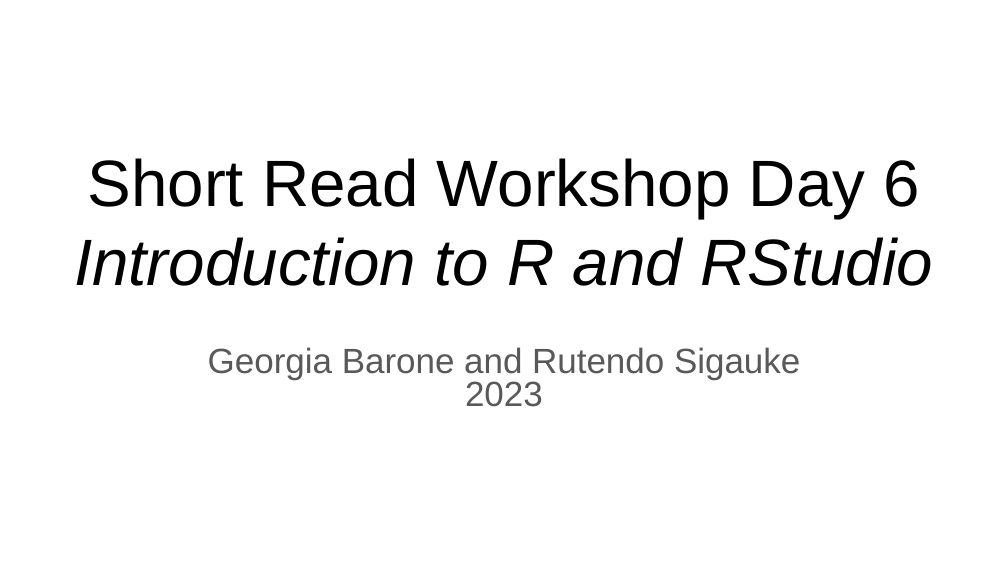
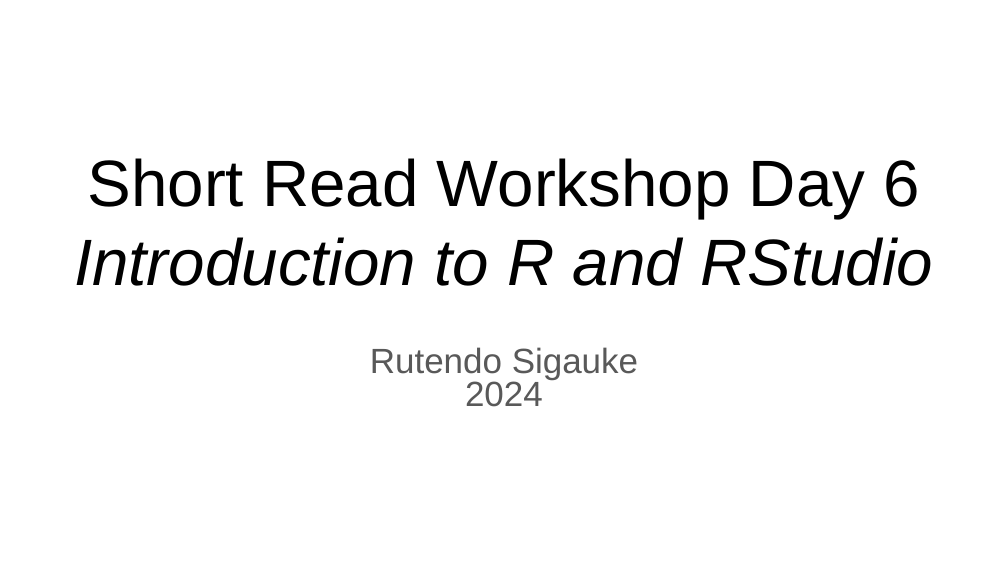
Before and after one commit to Dowell-Lab/srworkshop, a slide deck: slide 1 of day06/slides/Day6_slides.pptx. Drawn at 1008x567 pixels with LibreOffice and Linux fonts; fonts in the diff are those of the drawing. Boxes give left, top, right and bottom in pixels: in the first picture for what was removed or moved away, otherwise in the second. Text is boxed around its words. In the diff, an @@ line names an element or a change of style, - is before the commit and + after.

```diff
--- a/day06/slides/Day6_slides.pptx
+++ b/day06/slides/Day6_slides.pptx
@@ subtitle at <box>370,347,638,407</box>: text changed @@
-Georgia Barone and Rutendo Sigauke
-2023
+Rutendo Sigauke
+2024
```
Also in this commit, not shown: 4 other slides changed, 1 other file.
